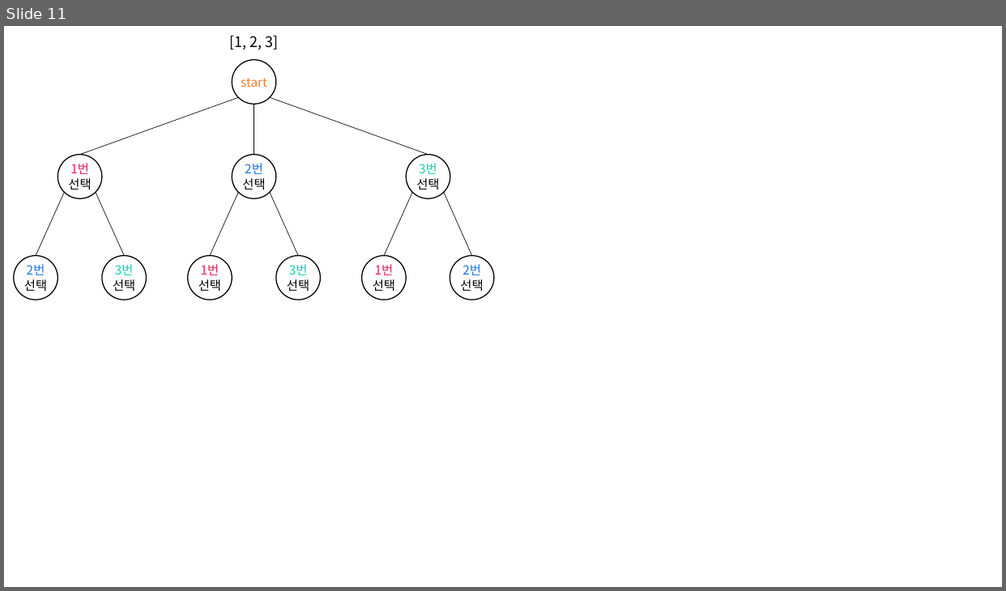
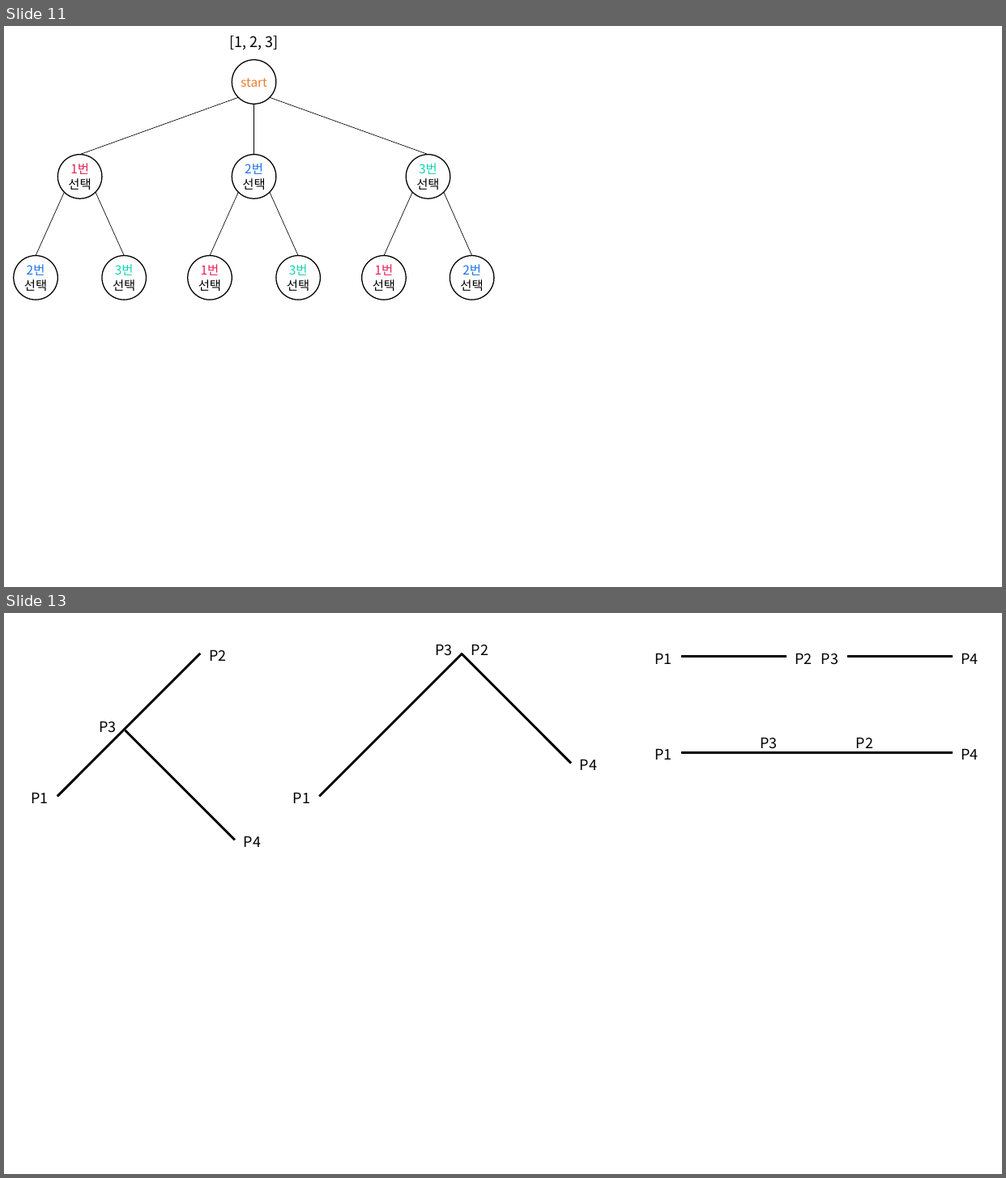
Before and after one commit to siwon-park/Algorithm-DataStructure, a slide deck: 기타/pptx.pptx. Shown one above the other, each under a label of ours: slide 11 before the commit, slides 11 and 13 after it; the slides between them are not shown. The pictures are 1006x591 and 1006x1178 pixels, drawn with LibreOffice and Linux fonts; fonts in the diff are those of the drawing. Boxes give left, top, right and bottom in pixels: in the first picture for what was removed or moved away, otherwise in the second. Text is boxed around its words. In the diff, an @@ line names an element or a change of style, - is before the commit and + after.

```diff
--- a/기타/pptx.pptx
+++ b/기타/pptx.pptx
@@ slide 13 added at [4, 613, 1002, 1174], background #FFFFFF @@
@@ line added from (200, 653) to (57, 796), #000000 2.25 pt @@
@@ text added at [209, 649, 226, 661], 14 pt, text #000000 @@
+P2
@@ line added from (462, 653) to (319, 796), #000000 2.25 pt @@
@@ text added at [436, 644, 453, 656], 14 pt, text #000000 @@
+P3
@@ line added from (462, 653) to (572, 764), #000000 2.25 pt @@
@@ text added at [471, 644, 488, 655], 14 pt, text #000000 @@
+P2
@@ text added at [655, 653, 672, 664], 14 pt, text #000000 @@
+P1
@@ line added from (786, 657) to (681, 657), #000000 2.25 pt @@
@@ text added at [795, 653, 812, 664], 14 pt, text #000000 @@
+P2
@@ text added at [821, 653, 838, 665], 14 pt, text #000000 @@
+P3
@@ line added from (953, 657) to (848, 657), #000000 2.25 pt @@
@@ text added at [961, 653, 978, 664], 14 pt, text #000000 @@
+P4
@@ text added at [99, 721, 116, 733], 14 pt, text #000000 @@
+P3
@@ line added from (126, 730) to (235, 840), #000000 2.25 pt @@
@@ text added at [655, 748, 672, 760], 14 pt, text #000000 @@
+P1
@@ line added from (953, 753) to (681, 753), #000000 2.25 pt @@
@@ text added at [760, 737, 777, 753], 14 pt, text #000000 @@
+P3
@@ text added at [856, 737, 873, 752], 14 pt, text #000000 @@
+P2
@@ text added at [961, 748, 978, 760], 14 pt, text #000000 @@
+P4
@@ text added at [580, 759, 597, 770], 14 pt, text #000000 @@
+P4
@@ text added at [32, 792, 49, 803], 14 pt, text #000000 @@
+P1
@@ text added at [293, 792, 310, 803], 14 pt, text #000000 @@
+P1
@@ text added at [244, 836, 261, 847], 14 pt, text #000000 @@
+P4
```
Also in this commit, not shown: 1 other slide added, 1 other file.
